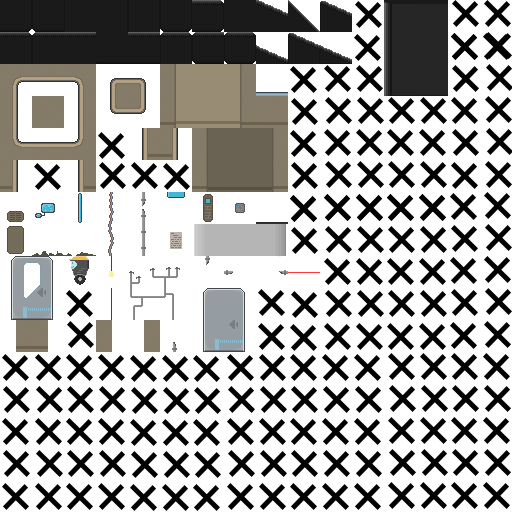
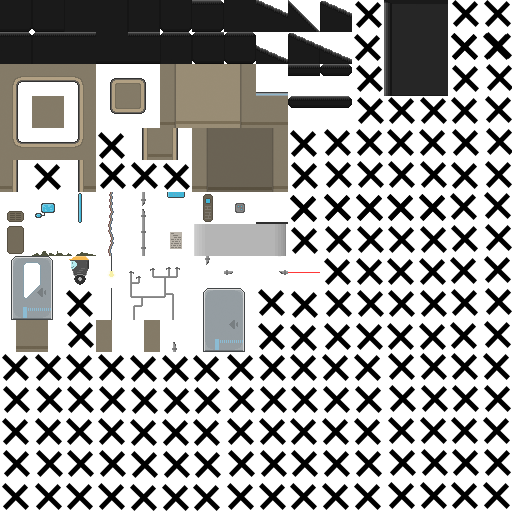
Layers edited between the first and the second (512, 512) image:
painted on "Layer 34" over 288, 64, 352, 125
